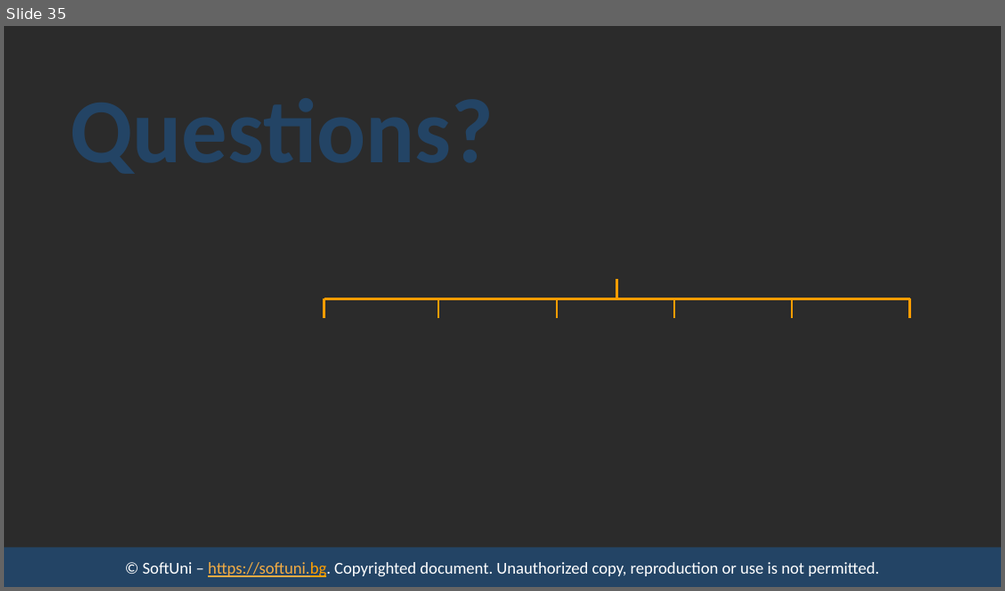
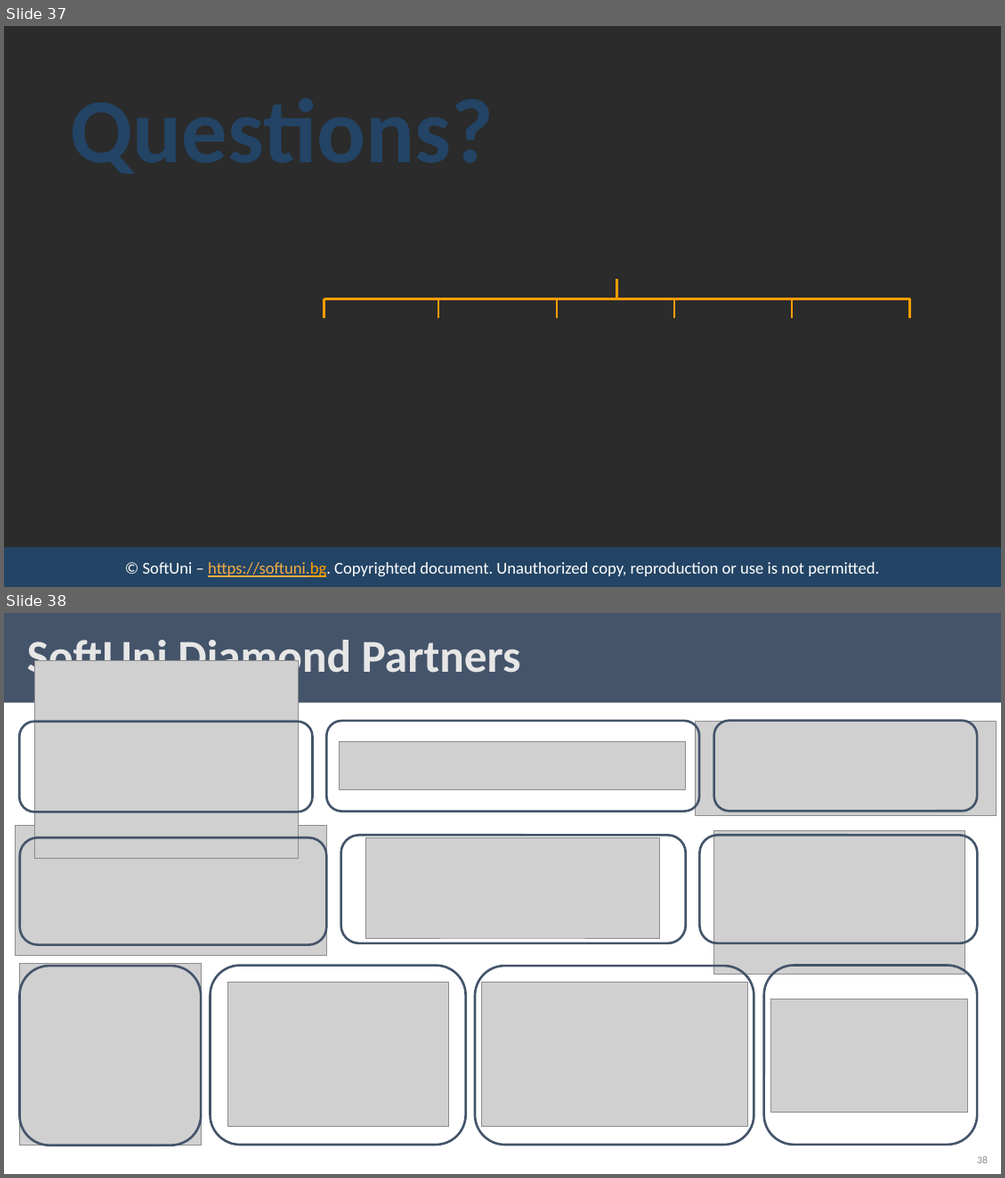
Before and after one commit to ErayErol/Software-University-Courses, a slide deck: 2021.09 - [ JS Back End ]/03 - [ ExpressJS and Templating ]/00 - [ Resources ]/Presentation.pptx. Shown one above the other, each under a label of ours: slide 35 before the commit, slides 37 and 38 after it. The pictures are 1005x591 and 1005x1178 pixels, drawn with LibreOffice and Linux fonts; fonts in the diff are those of the drawing; grey boxes stand for pictures; background and template pictures are left out; a plain dark background stands for a picture behind light text. Boxes give left, top, right and bottom in pixels: in the first picture for what was removed or moved away, otherwise in the second. Text is boxed around its words. In the diff, an @@ line names an element or a change of style, - is before the commit and + after.

```diff
--- a/2021.09 - [ JS Back End ]/03 - [ ExpressJS and Templating ]/00 - [ Resources ]/Presentation.pptx
+++ b/2021.09 - [ JS Back End ]/03 - [ ExpressJS and Templating ]/00 - [ Resources ]/Presentation.pptx
@@ slide 38 added at <box>4,613,1001,1174</box>, background #FFFFFF @@
@@ rectangle added at <box>4,613,1001,703</box>, fill #44546A @@
@@ title added at <box>27,634,521,683</box>, 44 pt, text #E7E6E6, bold @@
+SoftUni Diamond Partners
@@ picture added at <box>34,661,298,859</box> @@
@@ rounded rectangle added at <box>20,722,313,811</box>, outline #44546A 2.25 pt @@
@@ rounded rectangle added at <box>326,721,699,811</box>, outline #44546A 2.25 pt @@
@@ picture added at <box>339,741,685,789</box> @@
@@ picture added at <box>695,722,996,816</box> @@
@@ rounded rectangle added at <box>714,721,978,811</box>, outline #44546A 2.25 pt @@
@@ picture added at <box>16,826,327,955</box> @@
@@ rounded rectangle added at <box>20,837,326,944</box>, outline #44546A 2.25 pt @@
@@ rounded rectangle added at <box>341,835,686,943</box>, outline #44546A 2.25 pt @@
@@ picture added at <box>365,838,659,938</box> @@
@@ rounded rectangle added at <box>699,835,977,943</box>, outline #44546A 2.25 pt @@
@@ picture added at <box>714,831,965,974</box> @@
@@ picture added at <box>20,963,202,1144</box> @@
@@ rounded rectangle added at <box>20,966,202,1145</box>, outline #44546A 2.25 pt @@
@@ rounded rectangle added at <box>210,965,466,1144</box>, outline #44546A 2.25 pt @@
@@ picture added at <box>228,981,449,1126</box> @@
@@ rounded rectangle added at <box>475,966,754,1144</box>, outline #44546A 2.25 pt @@
@@ picture added at <box>482,982,748,1126</box> @@
@@ rounded rectangle added at <box>764,965,977,1144</box>, outline #44546A 2.25 pt @@
@@ picture added at <box>770,999,968,1111</box> @@
@@ page number added at <box>977,1156,987,1163</box>, 10 pt, text #8C8C8C @@
+38
@@ what was slide 35 is now slide 37 @@
```
Also in this commit, not shown: 14 slides changed, 3 other slides added, 5 other files.
